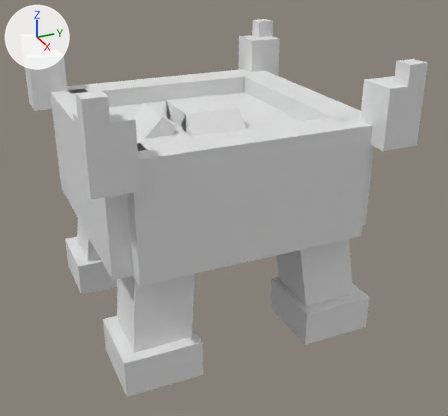
Before and after pictures for a commit that changed the OBJ model src/main/resources/assets/bloodmagic/models/block/BlockHellfireForge.obj.
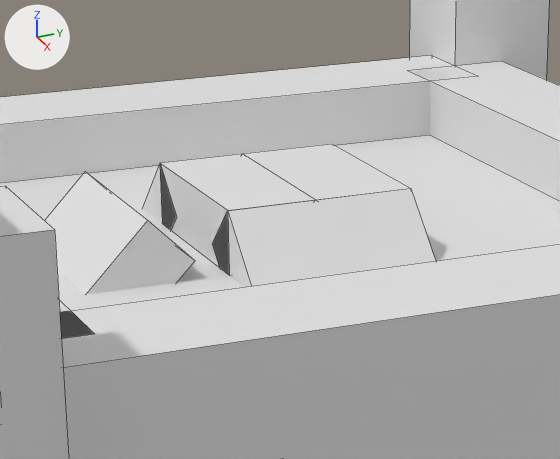
Each version appears first whole from a camera (50 mm lens) standing at (1.903, -0.775, -0.2) and looking at (0.066, 0.052, -1.118), and next in a close-up on the part from 27% to 63% of the width and 13% to 45% of the height. Arrows for +X, +Y and +Z are at upper left; the lights stay in place. The close-ups show mesh edges as thin lines. Materials are left out; every surface is plain grey. Where no turn or scale is listed for an object, it has been applied to the vertices. Vertices at the same position are counted once.

Script lines for the objects in view, before the commit:
```python
me_blockhellfireforge = bpy.data.meshes.new('BlockHellfireForge')
me_blockhellfireforge.from_pydata(...)  # 204 vertices, 156 faces; spans x -0.5..0.5, y -0.5..0.5, z -1.5..-0.562
ob_blockhellfireforge = bpy.data.objects.new('BlockHellfireForge', me_blockhellfireforge)
ob_blockhellfireforge.location = (0.0, 0.0, 0.0)
```
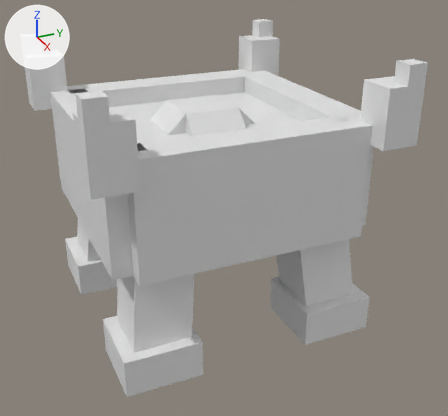
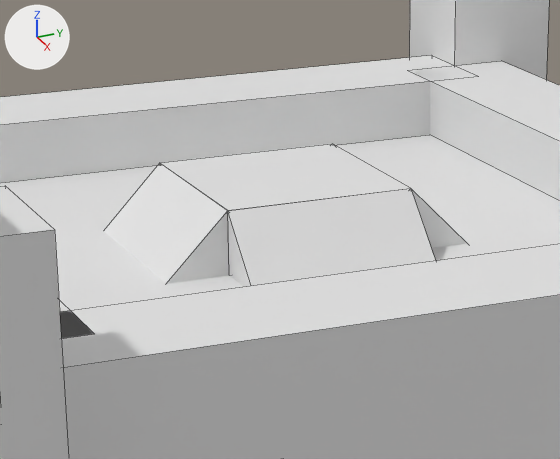
The newer file is also turned or shifted as a whole; pictures and numbers use the older file's frame.

Pixel boxes (x1, y1, x2, y2) of what changed, in the close-ups (560 x 459 px; the box of a moved part takes in the faces that stretch with it):
part 1 of me_blockhellfireforge, moved or reshaped: before (45, 171, 195, 294); after (103, 163, 229, 284)
part 2 of me_blockhellfireforge, moved or reshaped (not visible before): after (411, 189, 467, 248)

The change, as a diff of the scene's bpy script:
```diff
--- a/src/main/resources/assets/bloodmagic/models/block/BlockHellfireForge.obj.py
+++ b/src/main/resources/assets/bloodmagic/models/block/BlockHellfireForge.obj.py
@@ me_blockhellfireforge @@
 me_blockhellfireforge.from_pydata(...)  # 204 vertices, 156 faces; spans x -0.5..0.5, y -0.5..0.5, z -1.5..-0.562
 # used by ob_blockhellfireforge; location = (0.0, 0.0, 0.0)
+# me_blockhellfireforge part 1: the loose piece of 8 vertices spanning x -0.094..0.094, y -0.26..-0.127, z -0.883..-0.75 is moved by (0.0, 0.078, 0.0)
+# me_blockhellfireforge part 2: the loose piece of 8 vertices spanning x -0.094..0.094, y -0.049..0.083, z -0.883..-0.75 is moved by (0.0, 0.099, 0.0)
```
